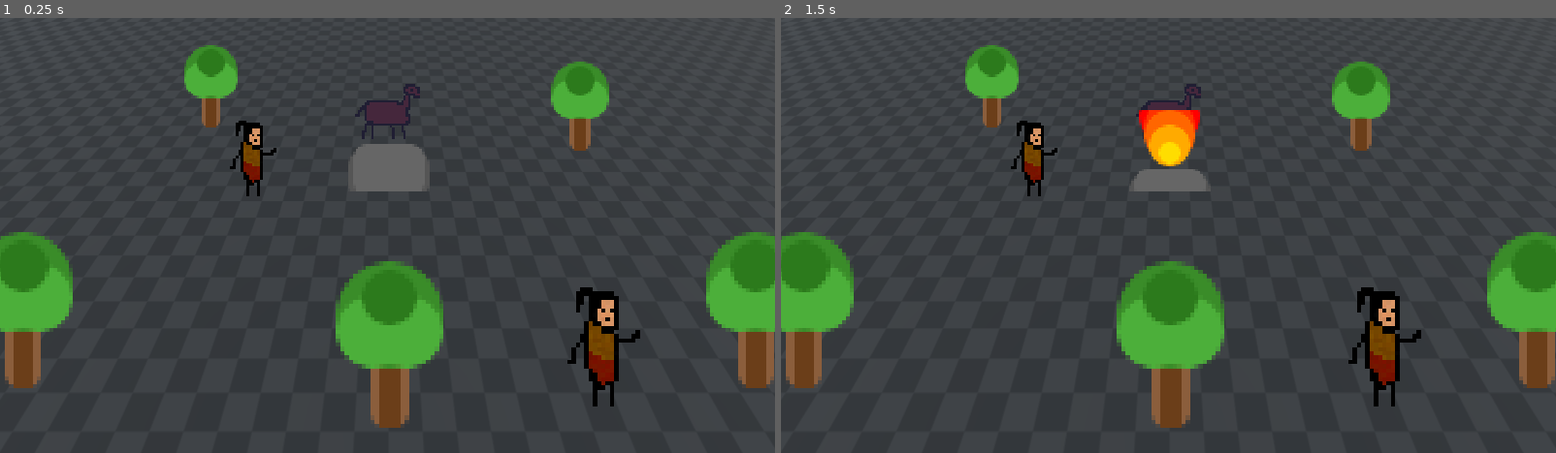
Above: before the commit, frames 1-2 (left to right).
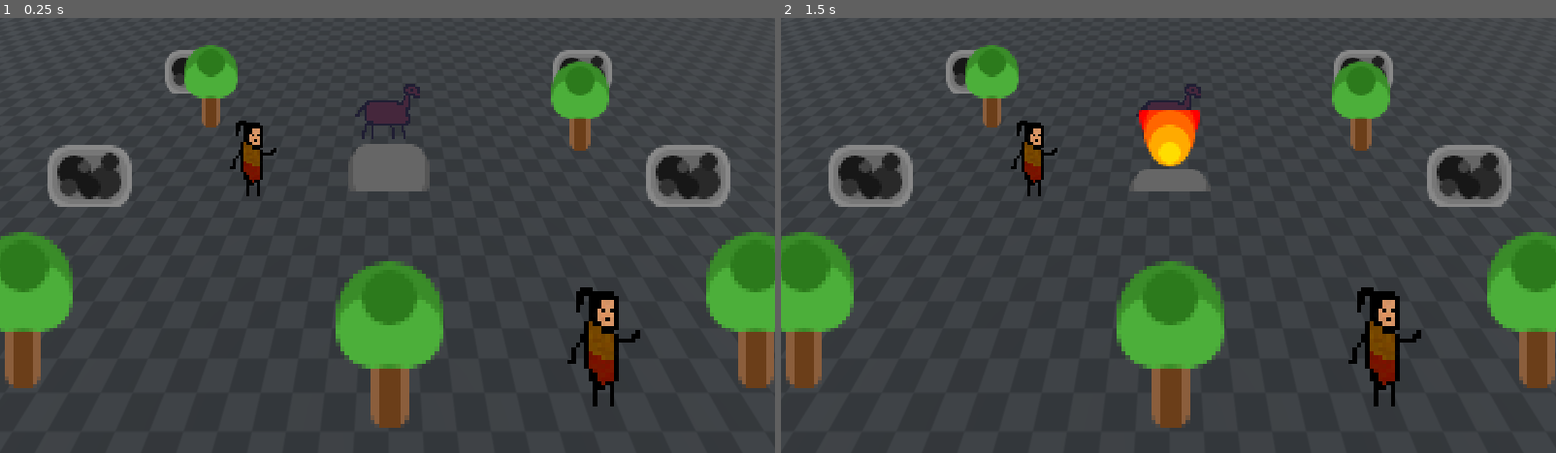
Above: after the commit, the same moments.

Repository: EnesBaytekin/har
Game: Godot game, scene res://scenes/test/test_scene.tscn
The game is run twice, just before and just after one commit, with the same random seed, the same clock (stepped at 60 frames per second) and the same inputs.
Inputs:
- Up to frame 1 (0.25 s): no input
- Up to frame 2 (1.5 s): tap Enter at 0.5 s; tap 0 at 0.6 s; tap Space at 1.25 s; tap 4 at 1.35 s

The runs differ from the first frame. In frame 1, 2.9% of the frame differs, in the area x 6-95%, y 7-44%; in frame 2, 2.9%.

Commit message:
feat: add coal

Diff:
--- /dev/null
+++ b/scenes/rock/rock.gd
@@ -0,0 +1,73 @@
+extends CharacterBody3D
+
+## Kaç vuruşta kömürün bittiği
+@export var max_coal: int = 3
+## Vuruş başına kömür azalması
+@export var coal_per_hit: int = 1
+
+var _coal_left: int
+var _mined_out: bool = false
+var _nearby_players: Array[Node] = []
+
+const INPUT_PREFIX = "p%d_"
+
+const COAL_TEXTURE := preload("res://assets/sprites/coal_rock.png")
+const EMPTY_TEXTURE := preload("res://assets/sprites/rock.png")
+
+func _ready():
+	_coal_left = max_coal
+	$InteractionArea.body_entered.connect(_on_body_entered)
+	$InteractionArea.body_exited.connect(_on_body_exited)
+
+func _physics_process(_delta: float) -> void:
+	if _mined_out:
+		return
+
+	for player in _nearby_players:
+		if not is_instance_valid(player):
+			continue
+		var pid := player.get("player_id") as int
+		if pid >= 0 and Input.is_action_just_pressed(INPUT_PREFIX % pid + "interact"):
+			_mine(pid)
+			break
+
+func _mine(_hitter_id: int) -> void:
+	if _mined_out:
+		return
+
+	_coal_left -= coal_per_hit
+	_shake()
+
+	if _coal_left <= 0:
+		_exhaust()
+
+func _shake() -> void:
+	var sprite := $Sprite3D as Sprite3D
+	if not sprite:
+		return
+
+	var tween := create_tween()
+	tween.set_trans(Tween.TRANS_QUAD)
+	tween.set_ease(Tween.EASE_OUT)
+
+	var orig_pos := sprite.position
+	tween.tween_property(sprite, "position:x", orig_pos.x + 0.12, 0.03)
+	tween.tween_property(sprite, "position:x", orig_pos.x - 0.10, 0.03)
+	tween.tween_property(sprite, "position:x", orig_pos.x + 0.06, 0.03)
+	tween.tween_property(sprite, "position:x", orig_pos.x, 0.03)
+
+func _exhaust() -> void:
+	_mined_out = true
+	var sprite := $Sprite3D as Sprite3D
+	if sprite:
+		sprite.texture = EMPTY_TEXTURE
+	# Kaya kendisi kalsın, collision devam etsin (engel olarak)
+
+func _on_body_entered(body: Node) -> void:
+	if body == self:
+		return
+	if "player_id" in body and body not in _nearby_players:
+		_nearby_players.append(body)
+
+func _on_body_exited(body: Node) -> void:
+	_nearby_players.erase(body)
--- /dev/null
+++ b/scenes/rock/rock.tscn
@@ -0,0 +1,29 @@
+[gd_scene format=3 uid="uid://rock_scene_01"]
+
+[ext_resource type="Script" path="res://scenes/rock/rock.gd" id="1"]
+[ext_resource type="Texture2D" path="res://assets/sprites/coal_rock.png" id="2"]
+
+[sub_resource type="CapsuleShape3D" id="CapsuleShape3D_kjhy"]
+radius = 0.35
+height = 0.8
+
+[sub_resource type="SphereShape3D" id="SphereShape3D_plmk"]
+radius = 1.5
+
+[node name="Rock" type="CharacterBody3D"]
+script = ExtResource("1")
+
+[node name="CollisionShape3D" type="CollisionShape3D" parent="."]
+transform = Transform3D(1, 0, 0, 0, 1, 0, 0, 0, 1, 0, 0.4, 0)
+shape = SubResource("CapsuleShape3D_kjhy")
+
+[node name="Sprite3D" type="Sprite3D" parent="."]
+transform = Transform3D(6, 0, 0, 0, 6, 0, 0, 0, 6, 0, 0.4, 0)
+billboard = 1
+texture_filter = 0
+texture = ExtResource("2")
+
+[node name="InteractionArea" type="Area3D" parent="."]
+
+[node name="CollisionShape3D" type="CollisionShape3D" parent="InteractionArea"]
+shape = SubResource("SphereShape3D_plmk")
--- a/scenes/test/test_scene.tscn
+++ b/scenes/test/test_scene.tscn
@@ -5,6 +5,7 @@
 [ext_resource type="Texture2D" uid="uid://ck56eq5n1eoqb" path="res://assets/sprites/ground_tile.png" id="3_t"]
 [ext_resource type="PackedScene" path="res://scenes/horse_carriage/horse_carriage.tscn" id="4_h"]
 [ext_resource type="PackedScene" path="res://scenes/tree/tree.tscn" id="5_t"]
+[ext_resource type="PackedScene" path="res://scenes/rock/rock.tscn" id="6_r"]
 
 [sub_resource type="Environment" id="Environment_e1"]
 ambient_light_source = 1
@@ -71,3 +72,20 @@
 
 [node name="Tree5" parent="Trees" instance=ExtResource("5_t")]
 transform = Transform3D(1, 0, 0, 0, 1, 0, 0, 0, 1, 0, 0, 2)
+
+[node name="Rocks" type="Node3D" parent="."]
+
+[node name="Rock1" parent="Rocks" instance=ExtResource("6_r")]
+transform = Transform3D(1, 0, 0, 0, 1, 0, 0, 0, 1, -7, 0, -2)
+
+[node name="Rock2" parent="Rocks" instance=ExtResource("6_r")]
+transform = Transform3D(1, 0, 0, 0, 1, 0, 0, 0, 1, 7, 0, -2)
+
+[node name="Rock3" parent="Rocks" instance=ExtResource("6_r")]
+transform = Transform3D(1, 0, 0, 0, 1, 0, 0, 0, 1, -6.5, 0, -7)
+
+[node name="Rock4" parent="Rocks" instance=ExtResource("6_r")]
+transform = Transform3D(1, 0, 0, 0, 1, 0, 0, 0, 1, 6.5, 0, -7)
+
+[node name="Rock5" parent="Rocks" instance=ExtResource("6_r")]
+transform = Transform3D(1, 0, 0, 0, 1, 0, 0, 0, 1, 0, 0, 7)
--- a/scenes/tree/tree.gd
+++ b/scenes/tree/tree.gd
@@ -32,7 +32,7 @@
 			break
 
 ## Vuruş alındığında çağrılır.
-func _take_damage(hitter_id: int) -> void:
+func _take_damage(_hitter_id: int) -> void:
 	if _chopped:
 		return
 
Binary file added: assets/sprites/coal_rock.png
Not shown, added: assets/sprites/coal_rock.png.import
Binary file added: assets/sprites/rock.png
Not shown, added: assets/sprites/rock.png.import
Not shown, added: scenes/rock/rock.gd.uid
